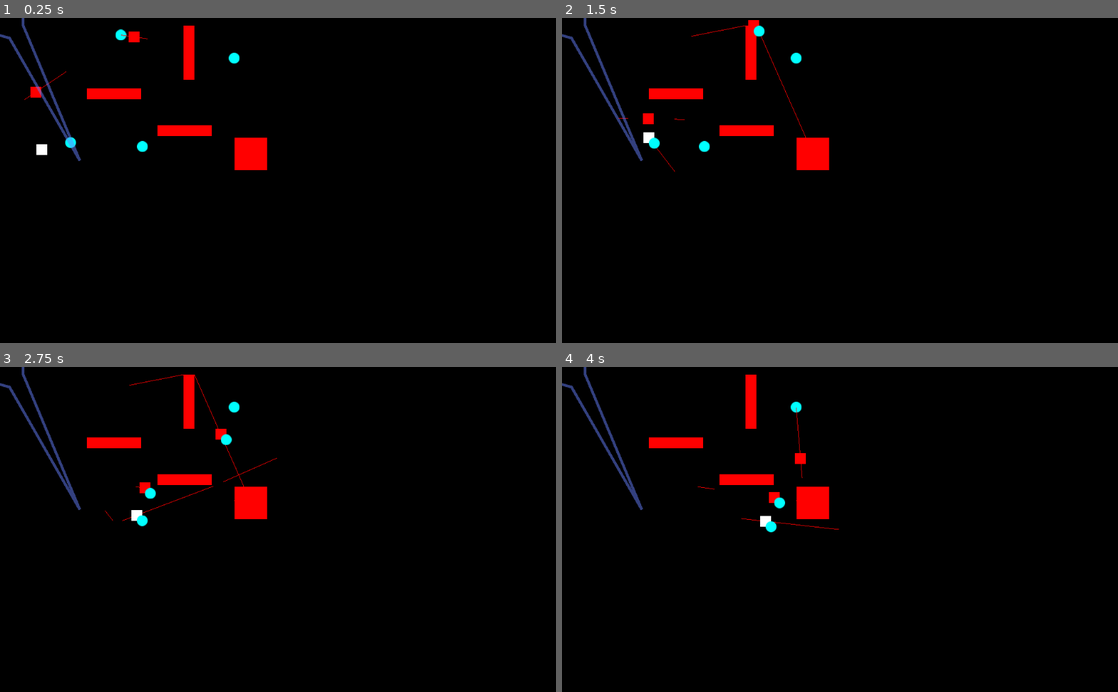
Above: before the commit, frames 1-4 (two rows, left to right).
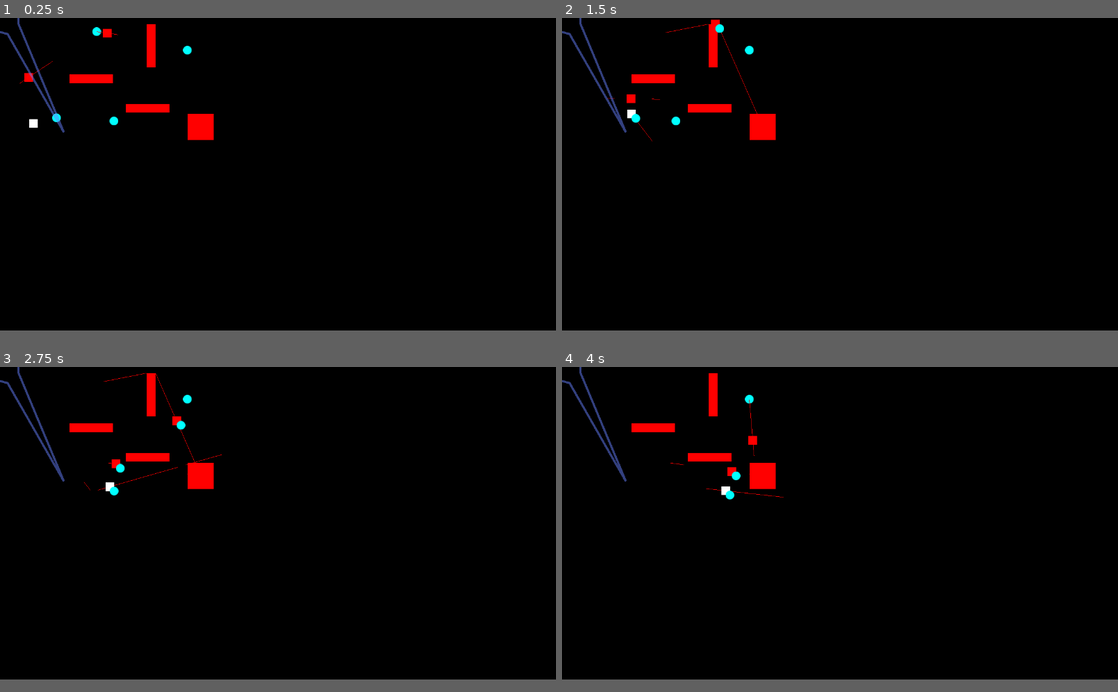
Above: after the commit, the same moments.

Repository: hsandt/bot-competition
Game: Godot game, scene res://Scenes/Arena.tscn
Two runs of this game, one before a commit and one after it. Both use one fixed random seed, a clock stepped at 60 frames per second and the inputs below.
Inputs (mouse positions are in pixels of both pictures, inside the frame that each line leads up to):
- Up to frame 1 (0.25 s): no input
- Up to frame 2 (1.5 s): move the mouse to (962, 164) at 0.52 s; press the mouse at (962, 164) at 0.53 s; hold Right (ui_right) 0.53-1.28 s; move the mouse to (728, 196) at 1.27 s; release the mouse at (728, 196) at 1.28 s; hold Down (ui_down) from 1.28 s (still down); click (728, 196) at 1.35 s
- Up to frame 3 (2.75 s): move the mouse to (333, 458) at 2.02 s; release Down (ui_down) at 2.03 s; press the mouse at (333, 458) at 2.03 s; hold Right (ui_right) from 2.03 s (still down)
- Up to frame 4 (4 s): move the mouse to (812, 594) at 2.77 s; release Right (ui_right) at 2.78 s; release the mouse at (812, 594) at 2.78 s; hold Up (ui_up) 2.78-3.53 s; click (812, 594) at 2.85 s; move the mouse to (1006, 578) at 3.52 s; press the mouse at (1006, 578) at 3.53 s; hold Left (ui_left) from 3.53 s (still down)
In our replay, the window is 800x468 before the commit and 800x450 after it. These sizes can differ from the game's own. Grey fills any space a smaller window leaves; there, only what the larger window draws over its background counts as a difference.

The runs differ from the first frame. In frame 1, 3.6% of the frame differs, in the area x 0-49%, y 0-47%; in frame 2, 3.7%; in frame 3, 3.8%, in the area x 0-50%, y 0-50%; in frame 4, 3.5%.

Commit message:
[GAME MANAGER] Register characters on start and track individual score on palet drop [RESULT] Prepared grid with character/score entry template

Diff:
--- /dev/null
+++ b/Graphics/Fonts/MesloLGL-Regular-Small.tres
@@ -0,0 +1,7 @@
+[gd_resource type="DynamicFont" load_steps=2 format=2]
+
+[ext_resource path="res://Graphics/Fonts/MesloLGL-Regular.ttf" type="DynamicFontData" id=1]
+
+[resource]
+size = 60
+font_data = ExtResource( 1 )
--- a/Scenes/Result.tscn
+++ b/Scenes/Result.tscn
@@ -1,22 +1,78 @@
-[gd_scene load_steps=3 format=2]
+[gd_scene load_steps=4 format=2]
 
 [ext_resource path="res://Graphics/Fonts/MesloLGL-Regular.tres" type="DynamicFont" id=1]
-[ext_resource path="res://Scenes/Prefabs/AppManager.tscn" type="PackedScene" id=2]
+[ext_resource path="res://Graphics/Fonts/MesloLGL-Regular-Small.tres" type="DynamicFont" id=2]
+[ext_resource path="res://Scenes/Prefabs/AppManager.tscn" type="PackedScene" id=3]
 
 [node name="Node2D" type="Node2D"]
 
 [node name="CanvasLayer" type="CanvasLayer" parent="."]
 
-[node name="Label" type="Label" parent="CanvasLayer"]
+[node name="Result" type="Label" parent="CanvasLayer"]
 anchor_right = 1.0
 anchor_bottom = 1.0
 margin_left = 100.0
-margin_top = 100.0
+margin_top = 48.7504
 margin_right = -100.0
-margin_bottom = -100.0
+margin_bottom = -388.25
 custom_fonts/font = ExtResource( 1 )
 text = "RESULT"
 align = 1
 valign = 1
 
-[node name="AppManager" parent="." instance=ExtResource( 2 )]
+[node name="GridContainer" type="GridContainer" parent="CanvasLayer"]
+anchor_left = 0.5
+anchor_top = 0.5
+anchor_right = 0.5
+anchor_bottom = 0.5
+margin_left = -500.0
+margin_top = -52.0
+margin_right = 500.0
+margin_bottom = 248.0
+rect_pivot_offset = Vector2( 422.792, 60 )
+columns = 2
+__meta__ = {
+"_edit_group_": true
+}
+
+[node name="Character" type="Label" parent="CanvasLayer/GridContainer"]
+margin_right = 576.0
+margin_bottom = 94.0
+size_flags_horizontal = 3
+custom_fonts/font = ExtResource( 2 )
+text = "Character"
+align = 1
+valign = 1
+
+[node name="Score" type="Label" parent="CanvasLayer/GridContainer"]
+margin_left = 580.0
+margin_right = 1000.0
+margin_bottom = 94.0
+size_flags_horizontal = 3
+custom_fonts/font = ExtResource( 2 )
+text = "Score"
+align = 1
+valign = 1
+
+[node name="CharacterTemplate" type="Label" parent="CanvasLayer/GridContainer"]
+margin_top = 98.0
+margin_right = 576.0
+margin_bottom = 192.0
+size_flags_horizontal = 3
+custom_fonts/font = ExtResource( 2 )
+text = "{character.name}"
+align = 1
+valign = 1
+
+[node name="ScoreTemplate" type="Label" parent="CanvasLayer/GridContainer"]
+margin_left = 580.0
+margin_top = 98.0
+margin_right = 1000.0
+margin_bottom = 192.0
+size_flags_horizontal = 3
+custom_fonts/font = ExtResource( 2 )
+text = "{score}"
+align = 1
+valign = 1
+
+[node name="AppManager" parent="." instance=ExtResource( 3 )]
--- a/Scripts/Character.gd
+++ b/Scripts/Character.gd
@@ -44,6 +44,8 @@
 	# so I use a preconstructed Line2D under navigation2D
 #	line_2D = Line2D.new()
 #	get_tree().get_root().add_child(line_2D)
+
+	game_manager.emit_signal("register_character", self)
 
 	# initial update to clear debug line
 	update_debug_line()
--- a/Scripts/GameManager.gd
+++ b/Scripts/GameManager.gd
@@ -1,6 +1,7 @@
 extends Node
 
 # Signals
+signal register_character
 signal character_picked_palet
 signal character_dropped_palet
 
@@ -8,15 +9,27 @@
 export var palets_to_drop_count = 4
 
 # State
-var dropped_palets = 0
+var total_dropped_palets = 0
+var score_by_character = {}
 
 func _ready():
+	# note that those signals are bound to methods directly defined on GameManager,
+	#   so we could also just call game_manager.do_stuff()
+	#   instead of game_manager.emit_signal(...)
+	# for now we keep it, in case methods move to some ScoreManager
+	connect("register_character", self, "_on_register_character")
 	connect("character_dropped_palet", self, "_on_character_dropped_palet")
 
+func _on_register_character(character):
+	# make sure stats are initialized for this character so we can modify them later
+	score_by_character[character] = 0
+	print("[GameManager] Registered character " + character.name)
+
 func _on_character_dropped_palet(character, palet):
-	dropped_palets = dropped_palets + 1
+	score_by_character[character] += 1
+	total_dropped_palets += 1
 	print("[GameManager] Character " + character.name + " dropped palet " + palet.name +
-		". Total dropped: " + str(dropped_palets))
-	if dropped_palets == palets_to_drop_count:
+		". New score for character: " + str(score_by_character[character]) + ". Total dropped: " + str(total_dropped_palets))
+	if total_dropped_palets == palets_to_drop_count:
 		# Finish game and show results screen
 		get_tree().change_scene("res://Scenes/Result.tscn")
--- a/project.godot
+++ b/project.godot
@@ -36,6 +36,11 @@
 run/main_scene="res://Scenes/Arena.tscn"
 config/icon="res://icon.png"
 
+[display]
+
+window/size/width=1280
+window/size/height=720
+
 [editor_plugins]
 
 enabled=PoolStringArray( "gut" )
